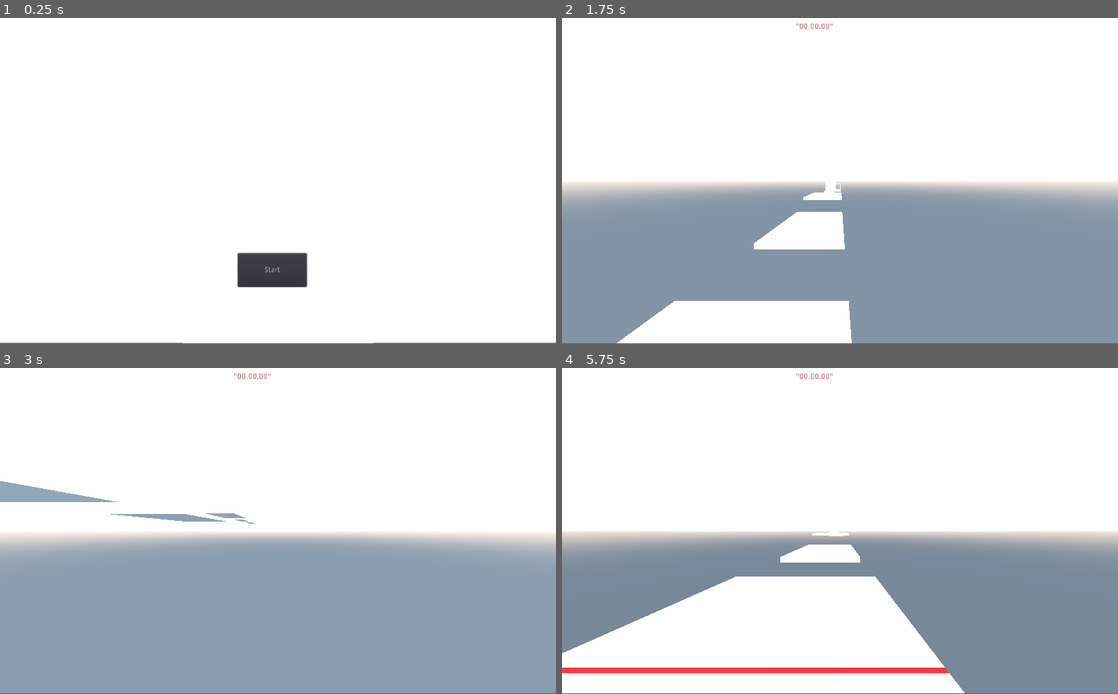
Above: before the commit, frames 1-4 (two rows, left to right).
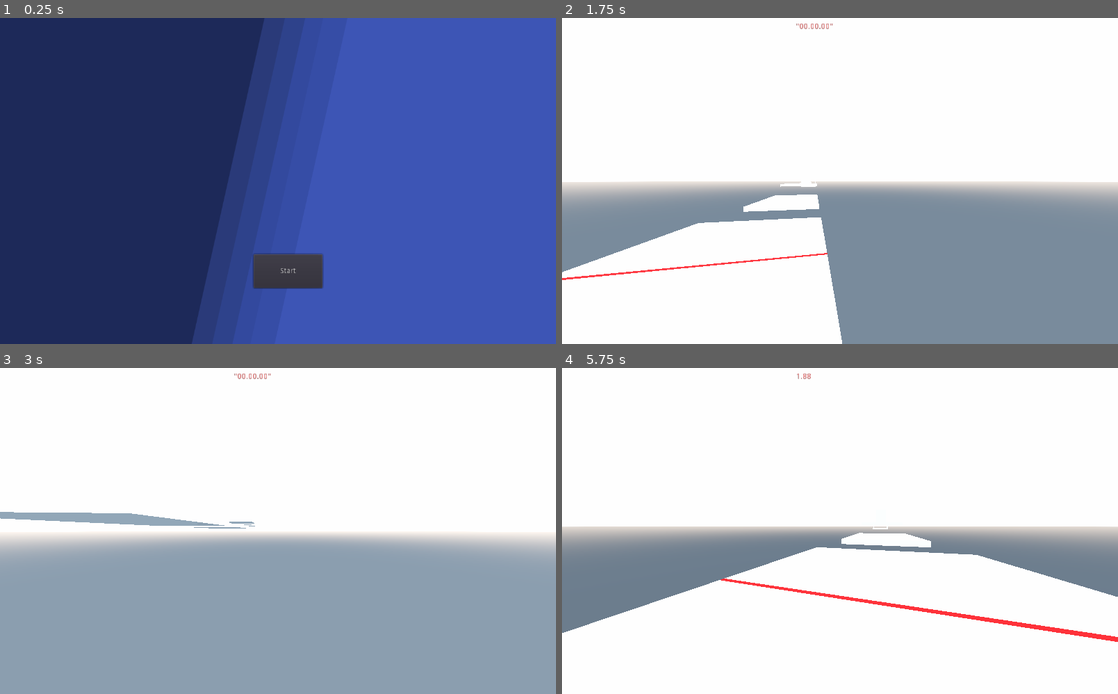
Above: after the commit, the same moments.

Repository: Orrickl/Godot3dgame2024
Game: Godot game, scene res://Level.tscn
Two runs of this game, one before a commit and one after it. Both use one fixed random seed, a clock stepped at 60 frames per second and the inputs below.
Inputs (mouse positions are in pixels of both pictures, inside the frame that each line leads up to):
- Up to frame 1 (0.25 s): no input
- Up to frame 2 (1.75 s): click "Start" at 0.5 s; move the mouse to (962, 164) at 1.27 s; hold D (right) from 1.28 s (still down); tap Space (jump) at 1.52 s
- Up to frame 3 (3 s): move the mouse to (166, 547) at 2.02 s; release D (right) at 2.03 s; hold S (back) 2.03-2.78 s; tap Space (jump) at 2.27 s; move the mouse to (333, 459) at 2.77 s; hold D (right) from 2.78 s (still down)
- Up to frame 4 (5.75 s): move the mouse to (812, 596) at 3.52 s; release D (right) at 3.53 s; hold W (forward) 3.53-4.28 s; tap Space (jump) at 3.77, 4.52, 5.27 s; move the mouse to (1006, 579) at 4.27 s; hold A (left) from 4.28 s (still down); move the mouse to (673, 482) at 5.02 s
In our replay, the window is 800x468 before the commit and 800x469 after it. These sizes can differ from the game's own. Grey fills any space a smaller window leaves; there, only what the larger window draws over its background counts as a difference.

The runs differ from the first frame. In frame 1, 99% of the frame differs, in the area x 0-100%, y 0-100%; in frame 2, 12%; in frame 3, 1.9%; in frame 4, 24%.

Commit message:
better menu, working movement after

Diff:
--- a/CameraJoint.gd
+++ b/CameraJoint.gd
@@ -1,15 +1,10 @@
 extends SpringArm
 
-export var mouse_sensitivity := 0
-
-var playing := false
+export var mouse_sensitivity := 0.0
 
 
-func _ready() -> void:
-	if(playing):
-		set_as_toplevel(true)
-		Input.set_mouse_mode(Input.MOUSE_MODE_CAPTURED)
-		print("HI")
+#func _ready() -> void:
+
 
 
 
@@ -20,7 +15,9 @@
 
 		rotation_degrees.y -= event.relative.x * mouse_sensitivity
 		rotation_degrees.y = wrapf(rotation_degrees.y, 0.0, 360.0)
+	print(mouse_sensitivity)
 
 func _on_Button_pressed():
-	playing = true
+	set_as_toplevel(true)
+	Input.set_mouse_mode(Input.MOUSE_MODE_CAPTURED)
 	mouse_sensitivity = 0.05
--- a/Level.tscn
+++ b/Level.tscn
@@ -1,10 +1,11 @@
-[gd_scene load_steps=23 format=2]
+[gd_scene load_steps=24 format=2]
 
 [ext_resource path="res://timer.gd" type="Script" id=1]
 [ext_resource path="res://Player.gd" type="Script" id=2]
 [ext_resource path="res://CameraJoint.gd" type="Script" id=3]
 [ext_resource path="res://startscreen.gd" type="Script" id=4]
 [ext_resource path="res://start_button.gd" type="Script" id=5]
+[ext_resource path="res://unnamed.png" type="Texture" id=6]
 
 [sub_resource type="QuadMesh" id=22]
 
@@ -70,16 +71,17 @@
 script = ExtResource( 1 )
 
 [node name="MeshInstance2D" type="MeshInstance2D" parent="2D"]
-position = Vector2( 512, 300.5 )
-scale = Vector2( 1024, 597 )
+position = Vector2( 513.5, 301.5 )
+scale = Vector2( 1043, -617 )
 mesh = SubResource( 22 )
+texture = ExtResource( 6 )
 script = ExtResource( 4 )
 
 [node name="Button" type="Button" parent="2D"]
-margin_left = 438.0
-margin_top = 434.0
-margin_right = 565.0
-margin_bottom = 496.0
+margin_left = 467.0
+margin_top = 435.0
+margin_right = 594.0
+margin_bottom = 497.0
 text = "Start"
 script = ExtResource( 5 )
 
--- a/project.godot
+++ b/project.godot
@@ -13,6 +13,11 @@
 config/name="learning"
 run/main_scene="res://Level.tscn"
 config/icon="res://icon.png"
+
+[display]
+
+window/size/fullscreen=true
+window/stretch/mode="2d"
 
 [gui]
 
Not shown: 1 places in Level.tscn that only renumber resources
Binary file added: unnamed.png
